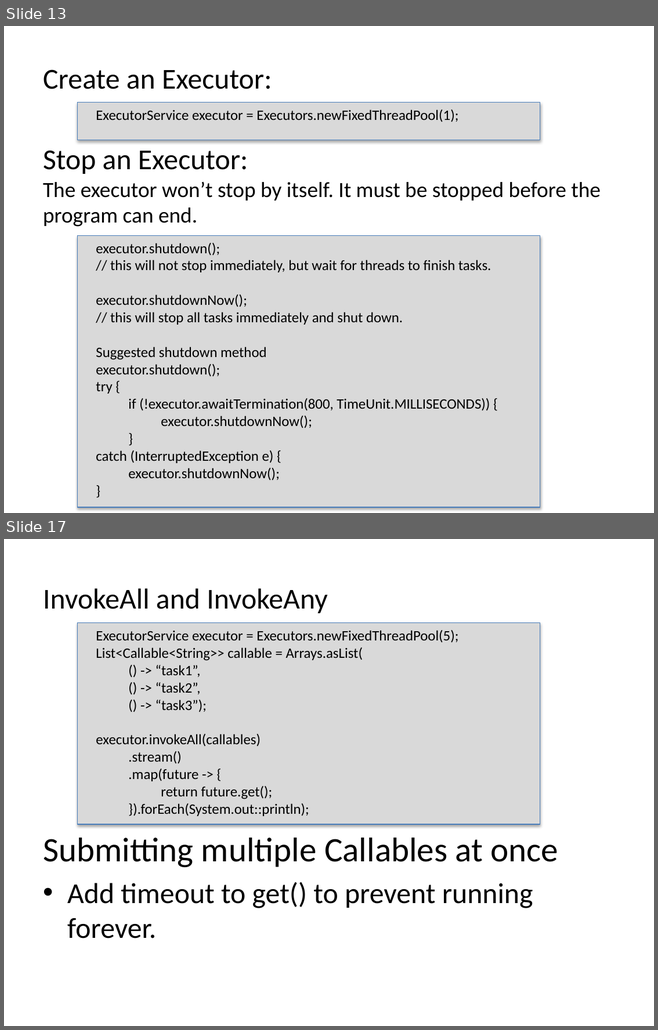
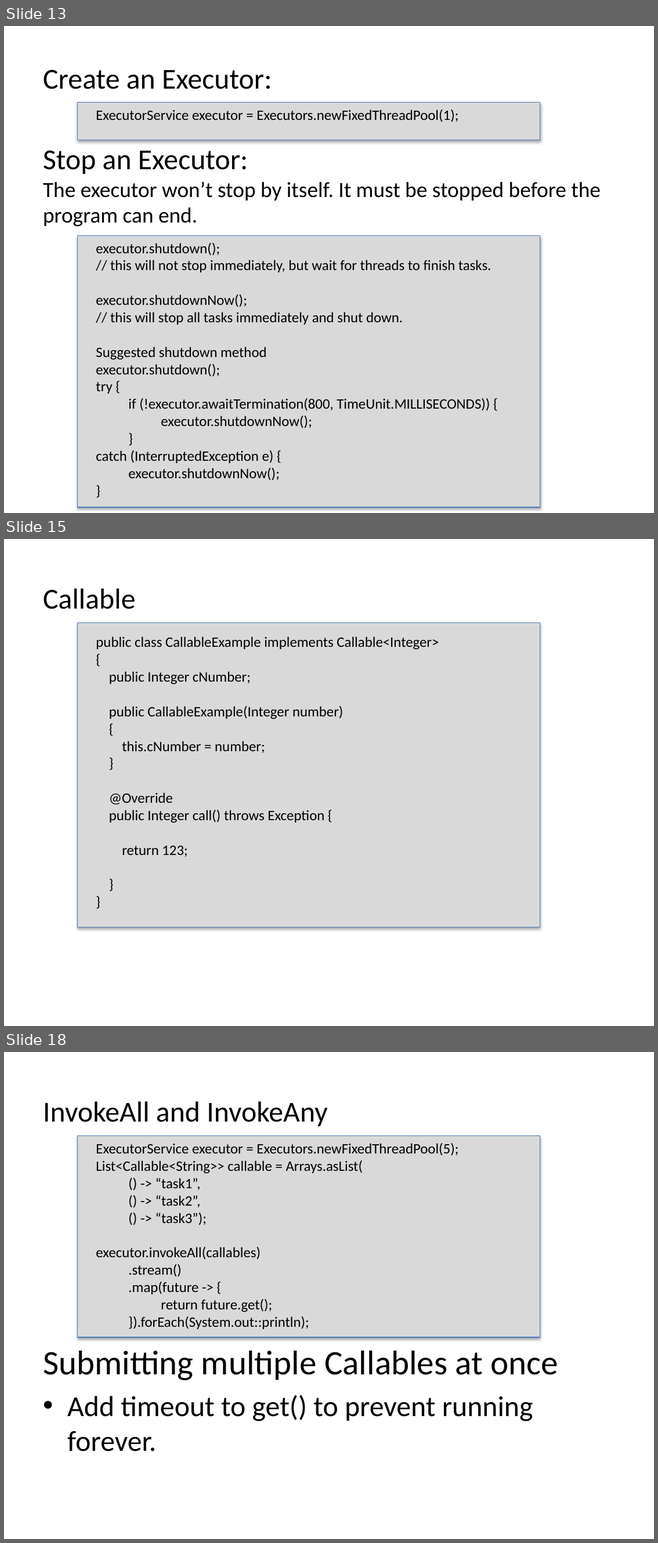
Before and after one commit to Moldenhauer-Rebecca/CIT360-Group2, a slide deck: ThreadsRunnablesExecutors.pptx. Shown one above the other, each under a label of ours: slides 13 and 17 before the commit, slides 13, 15 and 18 after it; the slides between them are not shown. The pictures are 658x1030 and 658x1543 pixels, drawn with LibreOffice and Linux fonts; fonts in the diff are those of the drawing. Boxes give left, top, right and bottom in pixels: in the first picture for what was removed or moved away, otherwise in the second. Text is boxed around its words. In the diff, an @@ line names an element or a change of style, - is before the commit and + after.

```diff
--- a/ThreadsRunnablesExecutors.pptx
+++ b/ThreadsRunnablesExecutors.pptx
@@ slide 15 added at [4, 539, 654, 1026], background #FFFFFF @@
@@ text added at [43, 588, 135, 609], 32 pt, text #000000 @@
+Callable
@@ rectangle added at [78, 623, 540, 928], fill #D9D9D9, outline #4B7EBC 0.75 pt @@
@@ text added at [96, 636, 438, 857], 16 pt, text #000000 @@
+public class CallableExample implements Callable<Integer>
+{
+public Integer cNumber;
+public CallableExample(Integer number)
+{
+this.cNumber = number;
+}
+@Override
+public Integer call() throws Exception {
+return 123;
+}
+}
@@ what was slide 17 is now slide 18 @@
```
Also in this commit, not shown: 6 slides changed, 2 other slides added, 3 slides removed.
